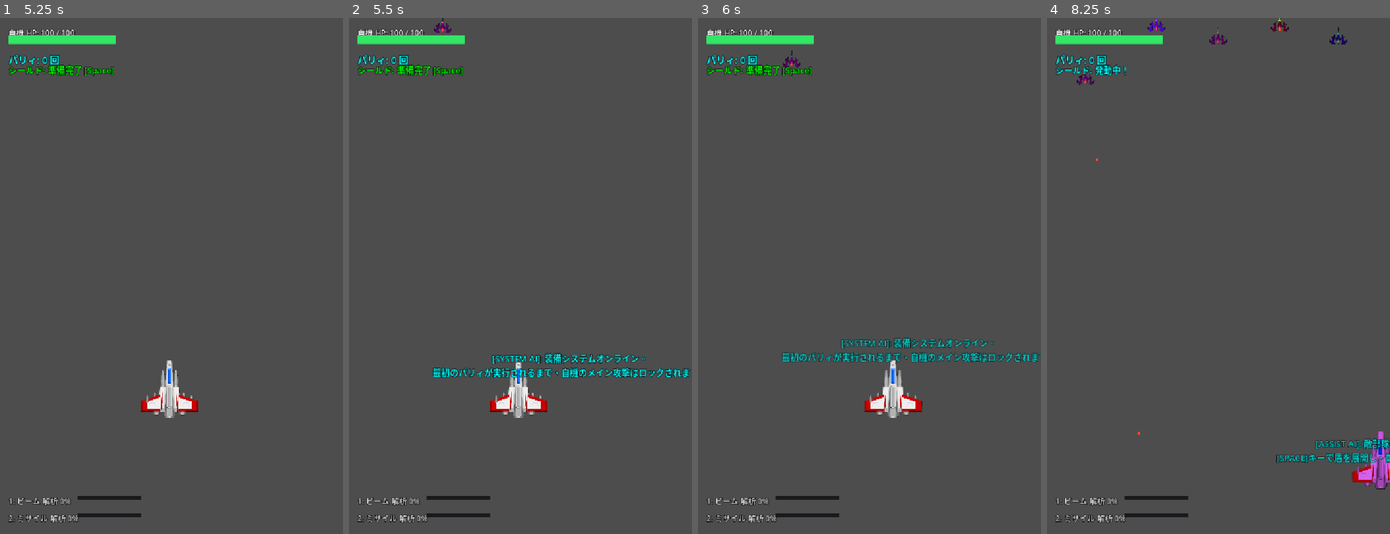
Above: before the commit, frames 1-4 (left to right).
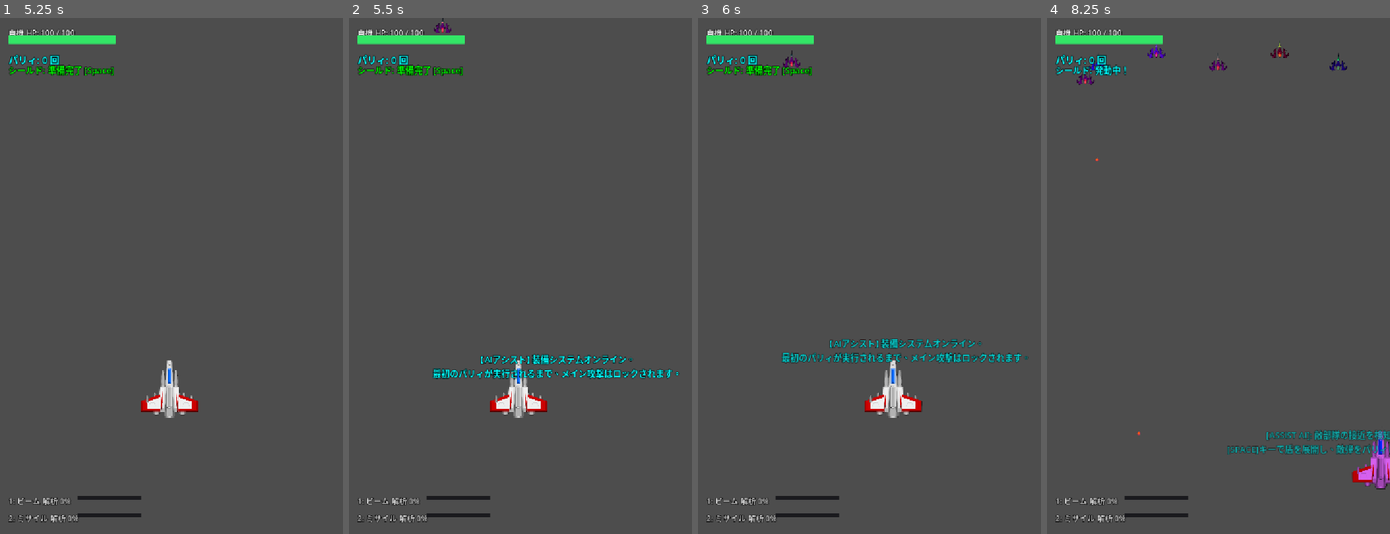
Above: after the commit, the same moments.

Repository: prapro-ou/-HP
Game: Godot game, scene res://game/core/main_menu.tscn
Two runs of this game, one before a commit and one after it. Both use one fixed random seed, a clock stepped at 60 frames per second and the inputs below.
Inputs (mouse positions are in pixels of both pictures, inside the frame that each line leads up to):
- Up to frame 1 (5.25 s): click "出撃開始" at 0.5 s; click "出撃開始" at 1.25 s; click "設定" at 2 s; click "ウィンドウ" at 2.75 s; click "800x1200 (1.00x)" at 3.5 s; click "出撃準備" at 4.25 s; click "出撃開始" at 5 s
- Up to frame 2 (5.5 s): no input
- Up to frame 3 (6 s): tap Enter (ui_accept) at 5.75 s; move the mouse to (944, 250) at 5.77 s; hold Right (ui_right) from 5.78 s (still down); hold Shift from 5.78 s (still down); click (944, 250) at 5.92 s
- Up to frame 4 (8.25 s): tap Enter (ui_accept) at 6.02, 6.77 s; move the mouse to (1149, 301) at 6.52 s; release Right (ui_right) at 6.53 s; release Shift at 6.53 s; hold Down (ui_down) 6.53-7.28 s; tap Z at 6.6 s; move the mouse to (1252, 162) at 7.27 s; hold Right (ui_right) 7.28-8.03 s; hold C 7.28-8.03 s; move the mouse to (1201, 379) at 8.02 s; hold Up (ui_up) from 8.03 s (still down); tap Space at 8.1 s; click (1201, 379) at 8.17 s

Frame 1 is identical in both runs. In frame 2, 1.6% of the frame differs, in the area x 24-100%, y 64-70%; in frame 3, 1.3%; in frame 4, 2.1%, in the area x 12-100%, y 0-87%.

Commit message:
fix: reset player states, enemy entities, and weapon analysis on stage transition

Diff:
--- a/game/core/game_manager.gd
+++ b/game/core/game_manager.gd
@@ -43,40 +43,57 @@
 
 	total_damage_score = save_data.get("score", 0)
 
-	# 続きからの場合、またはステージ選択後、武器の解析状況を復元
-	if Global.has_save:
-		var saved_weapons = save_data.get("weapons", {})
-		if player and not saved_weapons.is_empty():
-			# 武器の解析状況を復元
-			for w_name in saved_weapons.keys():
-				if w_name in player.weapons:
-					player.weapons[w_name]["analyzed"] = saved_weapons[w_name].get("analyzed", false)
-					player.weapons[w_name]["progress"] = saved_weapons[w_name].get("progress", 0.0)
-					player.weapons[w_name]["level"] = saved_weapons[w_name].get("level", 1)
-
-			# 既に解析済みの武器があれば初期選択状態にする
-			if player.weapons["beam"]["analyzed"]:
-				player.current_weapon = "beam"
-			elif player.weapons["missile"]["analyzed"]:
-				player.current_weapon = "missile"
-
-		var stage_path = "res://game/stages/stage_" + str(current_stage_num) + ".tscn"
-		if not ResourceLoader.exists(stage_path):
-			stage_path = "res://game/stages/stage_1.tscn"
-			current_stage_num = 1
-		load_stage(stage_path, current_stage_num)
-	else:
-		# 初めから開始
-		load_stage("res://game/stages/stage_1.tscn", 1)
+	var stage_path = "res://game/stages/stage_" + str(current_stage_num) + ".tscn"
+	if not ResourceLoader.exists(stage_path):
+		stage_path = "res://game/stages/stage_1.tscn"
+		current_stage_num = 1
+	load_stage(stage_path, current_stage_num)
+
+
+func clean_stage_entities() -> void:
+	"""前ステージの残存敵・ボス・弾幕・タイマーを完璧に削除・初期化する"""
+	get_tree().paused = false
+
+	# 1. 弾丸のクリア
+	clear_all_bullets()
+
+	# 2. ドローンのクリア
+	clear_drones()
+
+	# 3. グループに属する敵ノード・ボスノードの消去
+	for node in get_tree().get_nodes_in_group("enemy"):
+		if is_instance_valid(node) and node != player:
+			node.queue_free()
+
+	for node in get_tree().get_nodes_in_group("boss"):
+		if is_instance_valid(node):
+			node.queue_free()
+
+	for node in get_tree().get_nodes_in_group("drone"):
+		if is_instance_valid(node):
+			node.queue_free()
+
+	# 4. 既存ステージノードの消去
+	if is_instance_valid(current_stage):
+		current_stage.queue_free()
+		current_stage = null
+
+	# 5. ステータスとタイマーのリセット
+	parry_count = 0
+	state_timer = 0.0
+	state = "start"
+
+	# 6. プレイヤー状態のリセット
+	if is_instance_valid(player) and player.has_method("reset_state"):
+		player.reset_state()
 
 
 func load_stage(stage_path: String, stage_num: int = 1) -> void:
 	current_stage_num = stage_num
 
-	# 既存のステージがあればクリーンアップ
-	if is_instance_valid(current_stage):
-		current_stage.queue_free()
-		await get_tree().process_frame
+	# 前ステージの全エンティティ・進行状況を完璧にリセット＆クリーンアップ
+	clean_stage_entities()
+	await get_tree().process_frame
 
 	var stage_scene = load(stage_path)
 	if not stage_scene:
@@ -94,40 +111,35 @@
 	else:
 		boss = null
 
-	# ステージがロードされたタイミングでセーブデータを書き出す
-	if player:
-		Global.save_game(current_stage_num, total_damage_score, player.weapons)
+	# セーブデータの更新保存（進行ステージ番号）
+	Global.save_game(current_stage_num, total_damage_score, {})
 
 	# シーン開始
 	state = "wave1"
 	# ステージ開始時にAIの起動メッセージ
 	get_tree().create_timer(0.2).timeout.connect(func():
-		spawn_popup("[SYSTEM AI]: 装備システムオンライン。\n最初のパリィが実行されるまで、自機のメイン攻撃はロックされます。")
+		if state == "wave1":
+			spawn_popup("【AIアシスト】装備システムオンライン。\n最初のパリィが実行されるまで、メイン攻撃はロックされます。")
 	)
 	# 少し遅らせてWave1開始を表示
-	get_tree().create_timer(2.6).timeout.connect(func():
-		spawn_wave1()
+	get_tree().create_timer(2.2).timeout.connect(func():
+		if state == "wave1":
+			spawn_wave1()
 	)
 
 
 func load_next_stage() -> void:
-	# 画面上の弾を全て消去
-	clear_all_bullets()
-
-	# 次のステージに進むためのステージ番号をセーブデータに保存して、ステージ選択画面へ戻る
 	var next_num = current_stage_num + 1
 	var next_path = "res://game/stages/stage_" + str(next_num) + ".tscn"
 
-	var target_stage = next_num
-	if not ResourceLoader.exists(next_path):
-		target_stage = 1 # 次のステージが存在しない場合はステージ1へループ
-
-	# セーブデータに反映（ステージ選択画面で選択されている初期位置になるように、あるいは単に記録）
-	if is_instance_valid(player):
-		Global.save_game(target_stage, total_damage_score, player.weapons)
-
-	# シーン切り替え（ステージ選択画面に戻る）
-	get_tree().change_scene_to_file("res://game/core/stage_selection.tscn")
+	if ResourceLoader.exists(next_path):
+		# 次のステージが存在する場合はそのまま次のステージへ綺麗に遷移
+		load_stage(next_path, next_num)
+	else:
+		# 次のステージが存在しない場合はクリアとして全弾消去し、ステージ選択画面へ戻る
+		clean_stage_entities()
+		Global.save_game(1, total_damage_score, {})
+		get_tree().change_scene_to_file("res://game/core/stage_selection.tscn")
 
 
 
@@ -363,7 +375,7 @@
 
 	# セーブデータの更新
 	if is_instance_valid(player):
-		Global.save_game(current_stage_num, total_damage_score, player.weapons)
+		Global.save_game(current_stage_num, total_damage_score, {})
 
 	show_game_over("VICTORY")
 
@@ -379,4 +391,5 @@
 
 
 func restart() -> void:
+	clean_stage_entities()
 	get_tree().reload_current_scene()
--- a/game/core/loadout_selection.gd
+++ b/game/core/loadout_selection.gd
@@ -546,7 +546,7 @@
 
 	# Save custom data temporarily inside global config
 	var save_data = Global.load_game_data()
-	Global.save_game(save_data.get("stage_num", 1), save_data.get("score", 0), save_data.get("weapons", {}))
+	Global.save_game(save_data.get("stage_num", 1), save_data.get("score", 0), {})
 
 	# Start Stage
 	get_tree().change_scene_to_file("res://game/main.tscn")
--- a/game/player/player.gd
+++ b/game/player/player.gd
@@ -48,7 +48,11 @@
 
 
 func _ready() -> void:
-	# Apply Lab Upgrades from Global state
+	reset_state()
+
+
+func reset_state() -> void:
+	# Lab Upgrades
 	var hp_lvl = Global.upgrade_levels.get("hp", 0)
 	max_hp = 100 + 10 * hp_lvl
 	current_hp = max_hp
@@ -61,6 +65,21 @@
 
 	is_attack_unlocked = false
 	power_shield_damage_buff = 0.0
+	is_full_burst = false
+	is_guarding = false
+	active_timer = 0.0
+	cooldown_timer = 0.0
+	parry_ring_radius = 0.0
+	parry_ring_alpha = 0.0
+
+	# 武器のステージ内解析進捗をリセット
+	current_weapon = "none"
+	if "beam" in weapons:
+		weapons["beam"]["analyzed"] = false
+		weapons["beam"]["progress"] = 0
+	if "missile" in weapons:
+		weapons["missile"]["analyzed"] = false
+		weapons["missile"]["progress"] = 0
 
 	apply_equipped_weapon_settings()
 
